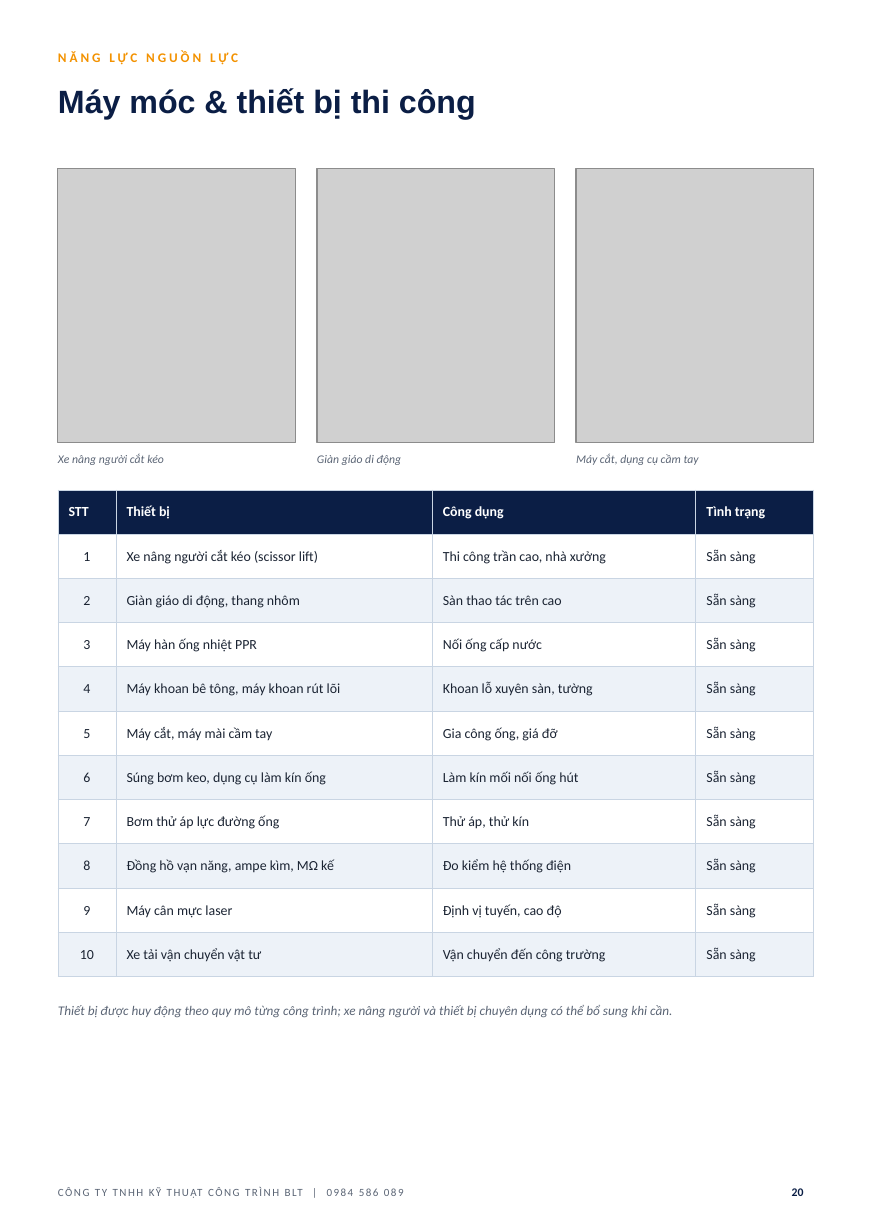
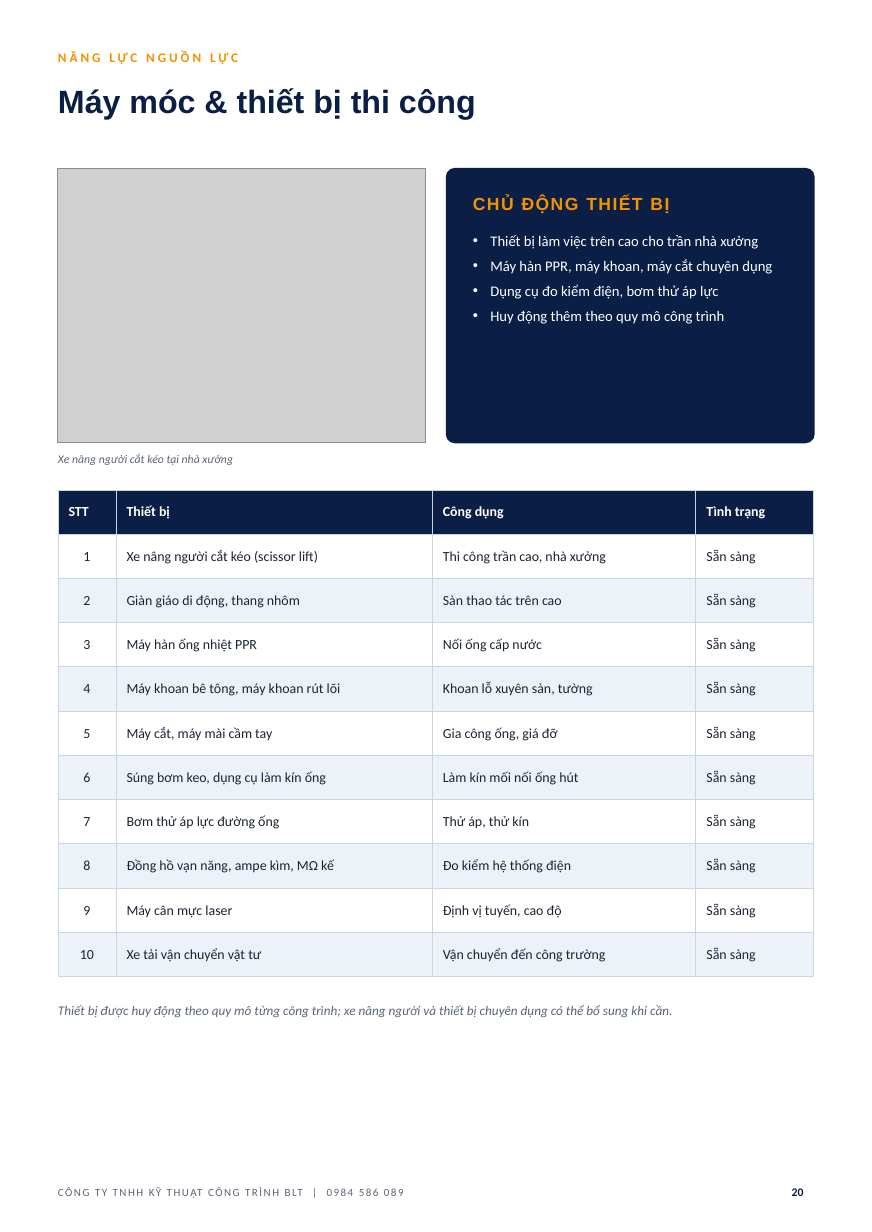
Before and after one commit to haquyenkl2-sys/C-NG-TY-CP-TH-NG-M-I-T-NG-H-P-MINH-PH-T, a slide deck: slide 20 of ho-so-nang-luc-BLT/HO_SO_NANG_LUC_BLT.pptx. Drawn at 872x1232 pixels with LibreOffice and Linux fonts; fonts in the diff are those of the drawing; grey boxes stand for pictures; background and template pictures are left out. Boxes give left, top, right and bottom in pixels: in the first picture for what was removed or moved away, otherwise in the second. Text is boxed around its words. In the diff, an @@ line names an element or a change of style, - is before the commit and + after.

```diff
--- a/ho-so-nang-luc-BLT/HO_SO_NANG_LUC_BLT.pptx
+++ b/ho-so-nang-luc-BLT/HO_SO_NANG_LUC_BLT.pptx
@@ picture: place and size @@
-picture at (58,169,296,443)
+picture at (58,169,425,443)
@@ picture removed at (317,169,556,443) @@
@@ rounded rectangle added at (447,169,814,443), fill #0B1E45, outline #0B1E45 1 pt @@
@@ picture removed at (576,169,814,443) @@
@@ text at (473,196,669,213): text changed; size 8 to 12 pt; font Calibri to Arial; text colour #5B6575 to #F39200; bold on; italic off @@
-Giàn giáo di động
+CHỦ ĐỘNG THIẾT BỊ
@@ text added at (490,235,772,324), 10 pt, text #FFFFFF @@
+• Thiết bị làm việc trên cao cho trần nhà xưởng
+• Máy hàn PPR, máy khoan, máy cắt chuyên dụng
+• Dụng cụ đo kiểm điện, bơm thử áp lực
+• Huy động thêm theo quy mô công trình
@@ text at (58,453,233,465): text changed @@
-Xe nâng người cắt kéo
+Xe nâng người cắt kéo tại nhà xưởng
@@ text removed at (576,453,699,465) @@
-Máy cắt, dụng cụ cầm tay
```
Also in this commit, not shown: 18 other slides changed, 4 other files.
